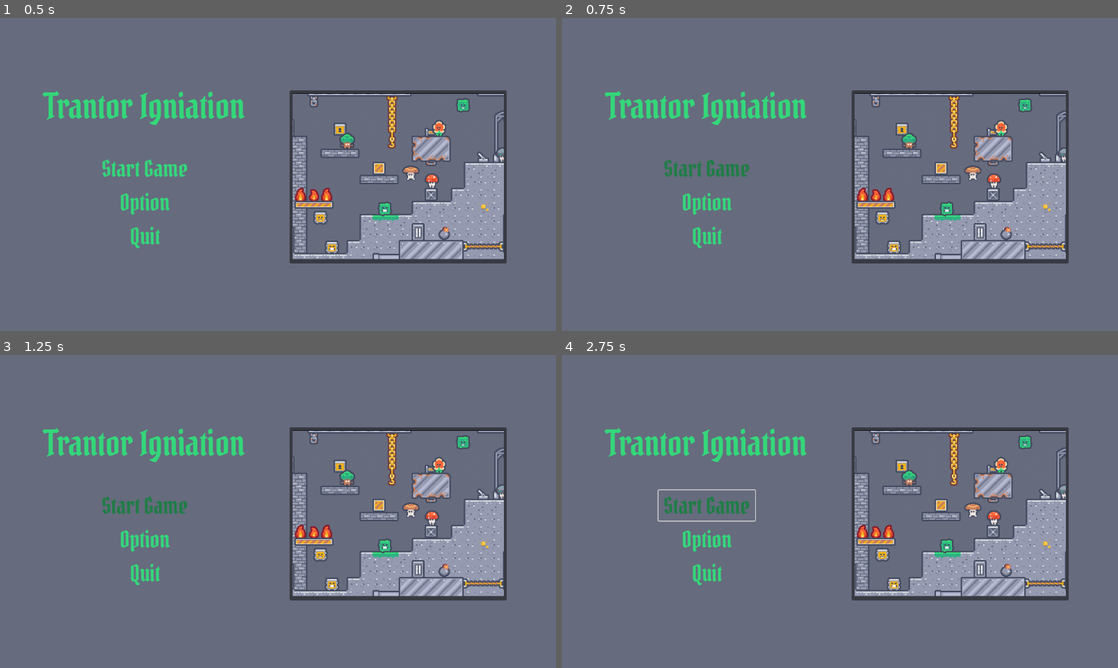
Above: before the commit, frames 1-4 (two rows, left to right).
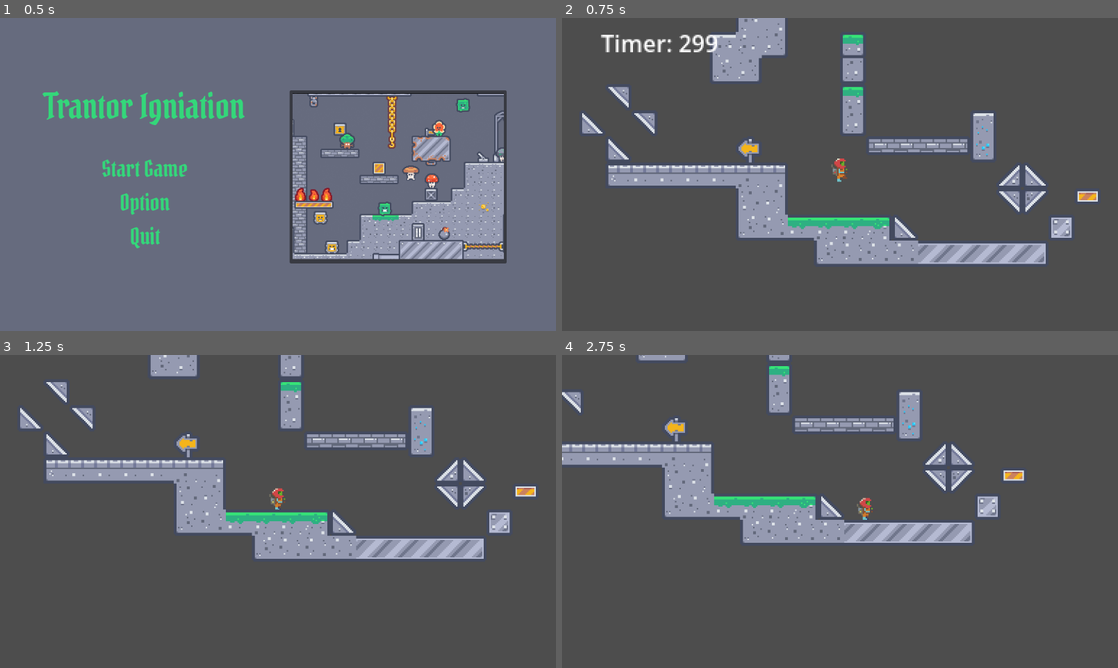
Above: after the commit, the same moments.

Repository: Kerwanc/TrantorIgniation
Game: Godot game, scene res://scenes/main_menu.tscn
Same seed, same stepped clock (60 frames per second), same inputs: the game is played once before the commit and once after it.
Inputs (mouse positions are in pixels of both pictures, inside the frame that each line leads up to):
- Up to frame 1 (0.5 s): no input
- Up to frame 2 (0.75 s): click "Start Game" at 0.5 s
- Up to frame 3 (1.25 s): no input
- Up to frame 4 (2.75 s): click (706, 505) at 1.25 s, where only the run before the commit has a clickable "Start Game"; tap Enter (ui_accept) at 2, 2.27 s; hold Right (ui_right) from 2.03 s (still down)

Frame 1 is identical in both runs. In frame 2, 96% of the frame differs, in the area x 0-100%, y 0-100%; in frame 3, 96%; in frame 4, 97%.
Error before the commit: Parse Error: Unexpected "!" in class body. (res://script/main_menu.gd:13)

Commit message:
fix(menu): fixed error in menu script

Diff:
--- a/script/main_menu.gd
+++ b/script/main_menu.gd
@@ -10,4 +10,3 @@
 
 func _on_quit_pressed() -> void:
 	get_tree().quit()
-!
